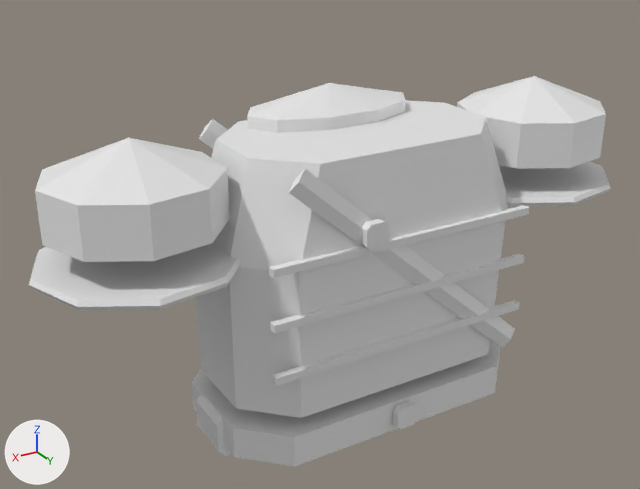
Two versions of the FBX model roblox/art/armor/armor_bow_normal.fbx, one commit apart.
Camera for both pictures: a 50 mm camera at (3.03, 4.59, 2.55) aimed at (0.2, -0.12, 0.19). Arrows for +X, +Y and +Z are at lower left; the lights stay in place. The picture after the commit comes second. Where no turn or scale is listed for an object, it has been applied to the vertices.

Objects in the first picture: 'Belt_Leather', 'Belt_Trim', 'Chest', 'Chest_Grade', 'Chest_Leather', 'Chest_Trim', 'Shoulder_L', 'Shoulder_L_Trim', 'Shoulder_R', 'Shoulder_R_Trim' and 1 more.
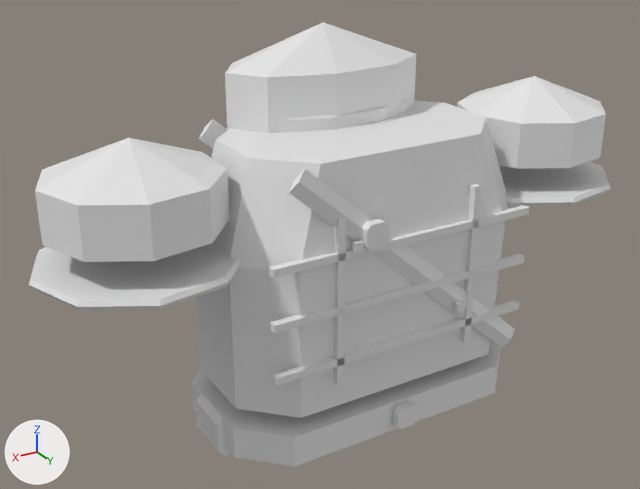
What differs and where, as boxes (x1, y1, x2, y2) in the pictures (640 x 489 px):
'Chest', reshaped
    before: (195, 100, 529, 418)
    after: (195, 101, 529, 418)
'Chest_Trim', reshaped
    before: (247, 83, 405, 133)
    after: (225, 23, 416, 133)
part 1 of me_chest_trim, added
    after: (225, 23, 416, 133)
part 2 of me_chest, added
    after: (459, 184, 482, 343)
part 3 of me_chest, added
    after: (333, 216, 346, 384)

Diff of the bpy script that builds the scene:
```diff
--- a/roblox/art/armor/armor_bow_normal.fbx.py
+++ b/roblox/art/armor/armor_bow_normal.fbx.py
@@ me_chest_trim @@
 # used by ob_chest_trim; location = (0.0, 0.0, 0.2)
-me_chest_trim.from_pydata(...)  # 22 vertices, 30 faces; spans x -0.606..0.606, y -0.637..-0.043, z 0.628..1.02
+me_chest_trim.from_pydata(...)  # 42 vertices, 57 faces; spans x -0.667..0.71, y -0.795..-0.043, z 0.628..1.4
+# me_chest_trim part 1: a new loose piece of 20 vertices spanning x -0.667..0.71, y -0.795..-0.045, z 0.65..1.4, in mat_armor_bow_normal_chest_trim (white #e7e7e7)
 me_chest_trim.materials.append(mat_armor_bow_normal_chest_trim)
@@ me_chest @@
 # used by ob_chest; location = (0.0, 0.0, 0.2)
-me_chest.from_pydata(...)  # 48 vertices, 36 faces; spans x -1.07..1.07, y -0.57..0.62, z -0.8..0.8
+me_chest.from_pydata(...)  # 64 vertices, 48 faces; spans x -1.07..1.07, y -0.57..0.62, z -0.8..0.8
+# me_chest part 2: a new loose piece, a box spanning x -0.525..-0.475, y 0.575..0.625, z -0.6..0.5, in mat_armor_bow_normal_chest (white #e7e7e7)
+# me_chest part 3: a new loose piece, a box spanning x 0.475..0.525, y 0.575..0.625, z -0.6..0.5, in mat_armor_bow_normal_chest (white #e7e7e7)
 me_chest.materials.append(mat_armor_bow_normal_chest)
```
